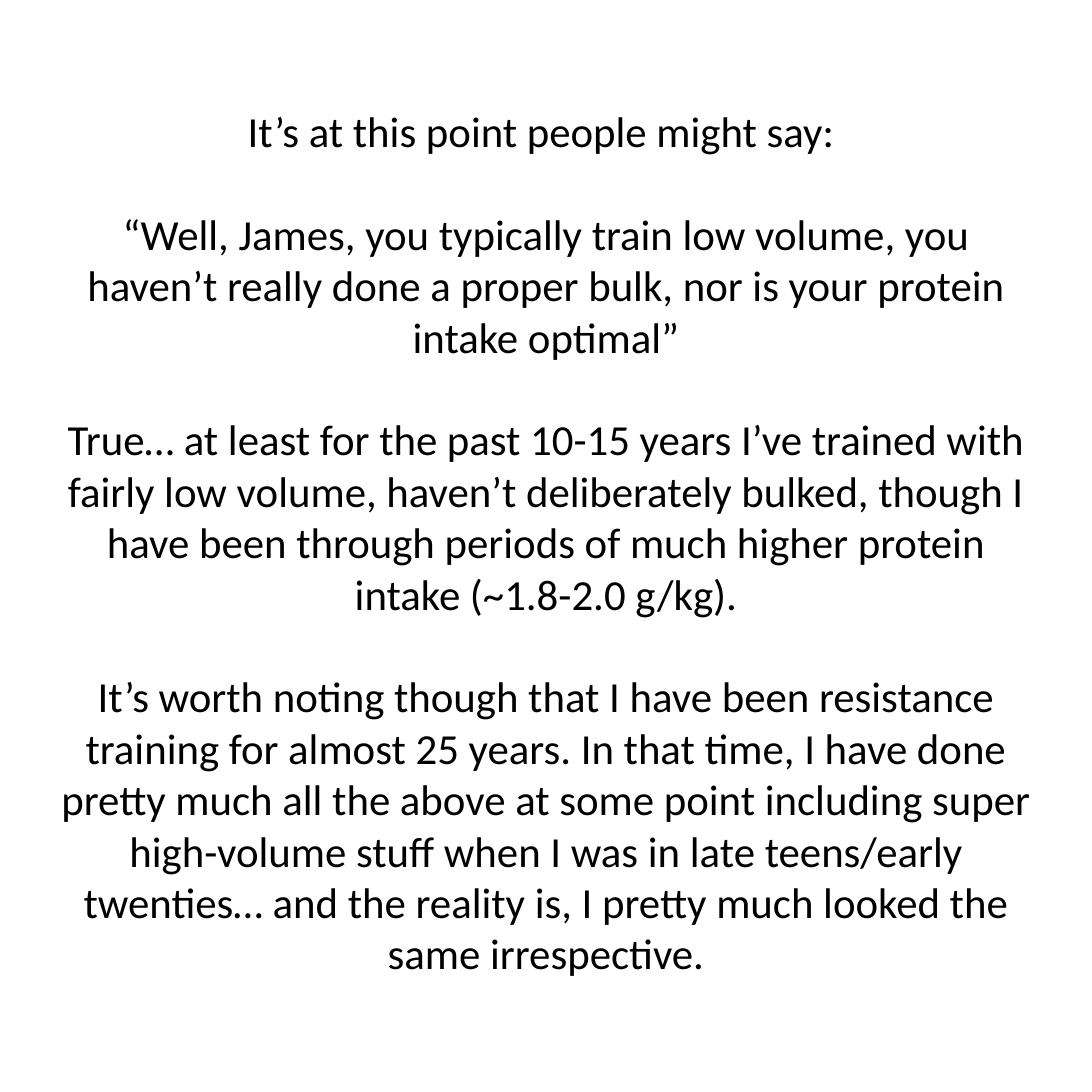
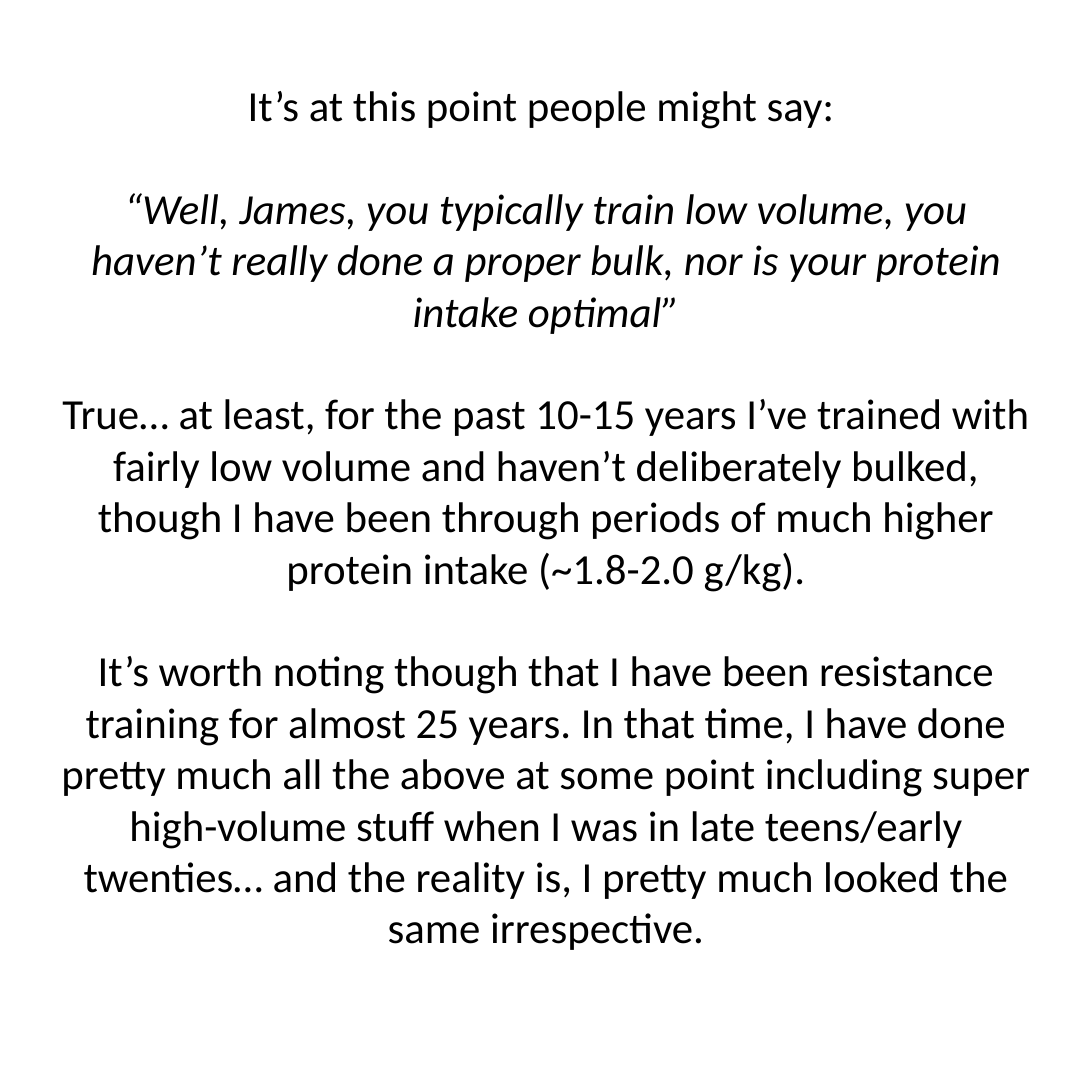
Before and after one commit to jamessteeleii/blackpill_progress, a slide deck: slide 17 of images/carousel.pptx. Drawn at 1092x1092 pixels with LibreOffice and Linux fonts; fonts in the diff are those of the drawing. Boxes give left, top, right and bottom in pixels: in the first picture for what was removed or moved away, otherwise in the second. Text is boxed around its words. In the diff, an @@ line names an element or a change of style, - is before the commit and + after.

```diff
--- a/images/carousel.pptx
+++ b/images/carousel.pptx
@@ text "It’s at this point people ..." moved from (x1=61, y1=117, x2=1030, y2=976) to (x1=61, y1=91, x2=1030, y2=950) @@
@@ text at (x1=91, y1=193, x2=1001, y2=334): italic on in "“Well, James, you typically train low volume, ..." @@
@@ text at (x1=62, y1=399, x2=1029, y2=592): text changed @@
-True… at least for the past 10-15 years I’ve trained with fairly low volume, haven’t deliberately bulked, though I have been through periods of much higher protein intake (~1.8-2.0 g/kg).
+True… at least, for the past 10-15 years I’ve trained with fairly low volume and haven’t deliberately bulked, though I have been through periods of much higher protein intake (~1.8-2.0 g/kg).
```
Also in this commit, not shown: 10 other slides changed, 23 other files.
